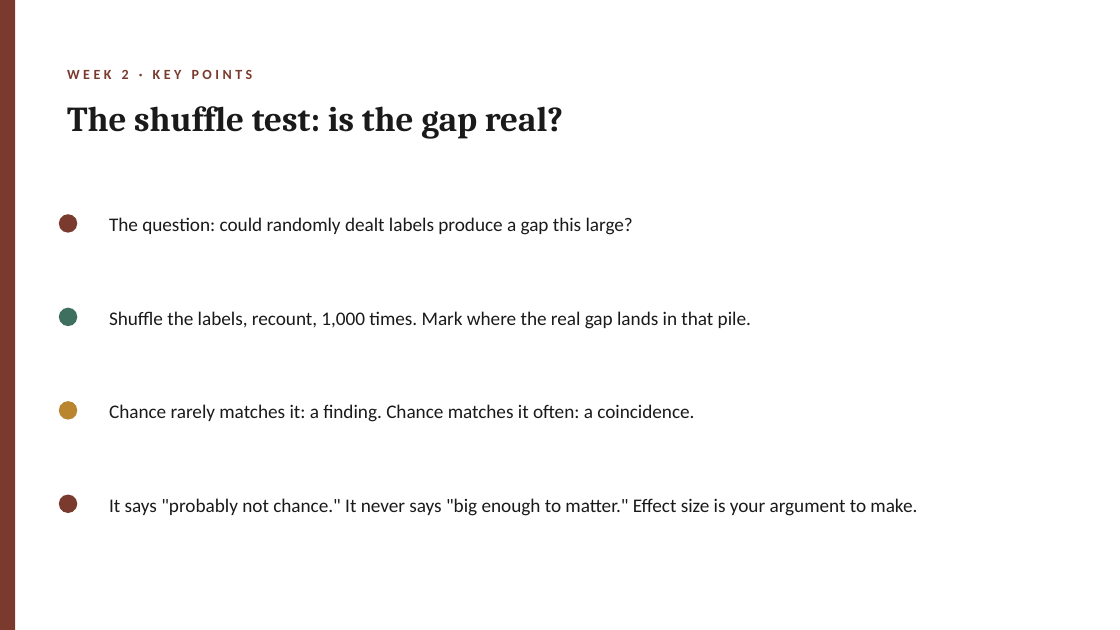
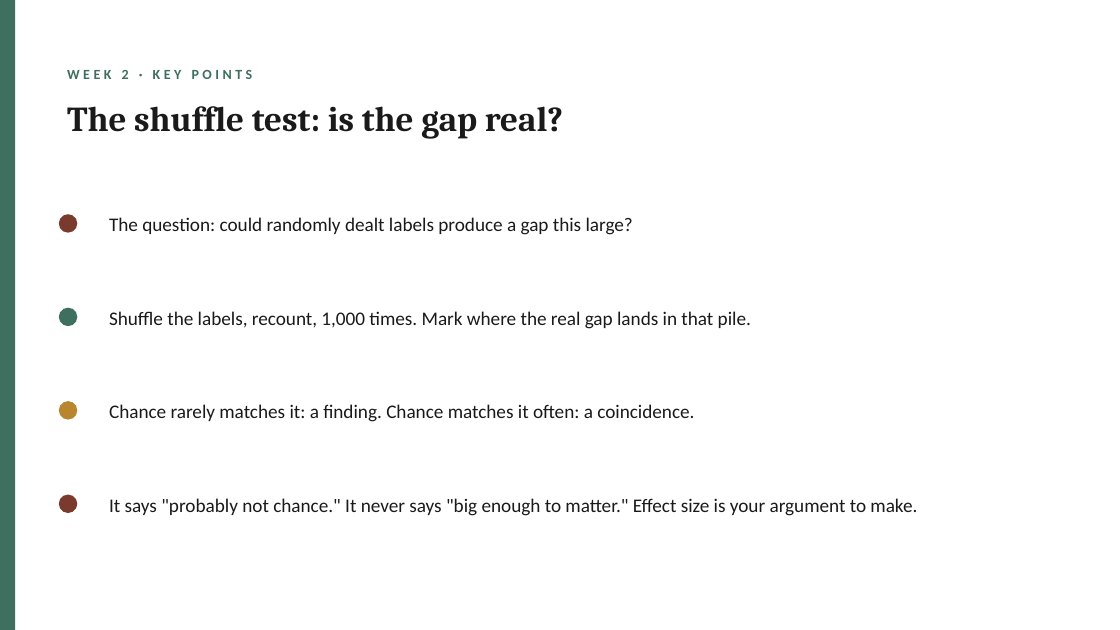
Before and after one commit to lucianli123/culture-as-data-2026, a slide deck: slide 8 of slides/pptx/week-02.pptx (slide 7 before the commit). Drawn at 1120x630 pixels with LibreOffice and Linux fonts; fonts in the diff are those of the drawing. Boxes give left, top, right and bottom in pixels: in the first picture for what was removed or moved away, otherwise in the second. Text is boxed around its words. In the diff, an @@ line names an element or a change of style, - is before the commit and + after.

```diff
--- a/slides/pptx/week-02.pptx
+++ b/slides/pptx/week-02.pptx
@@ rectangle at [0, 0, 15, 630]: fill #7A3B2E to #3F6F5F @@
@@ text "WEEK 2 · KEY POINTS" at [67, 70, 253, 79]: text colour #7A3B2E to #3F6F5F @@
```
Also in this commit, not shown: 2 other slides changed, 1 slide added, 15 other files.
